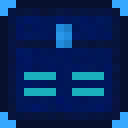
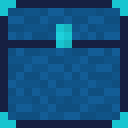
Layer changes from the first 128x128 image to the second:
renamed "Top" to "Front", showed it, painted on it over box(0, 0, 128, 128)
removed layer "Front" over box(0, 0, 128, 128)
added layer "Corners" above "Base" over box(0, 0, 128, 128)
added layer "Base" over box(0, 0, 128, 128)
